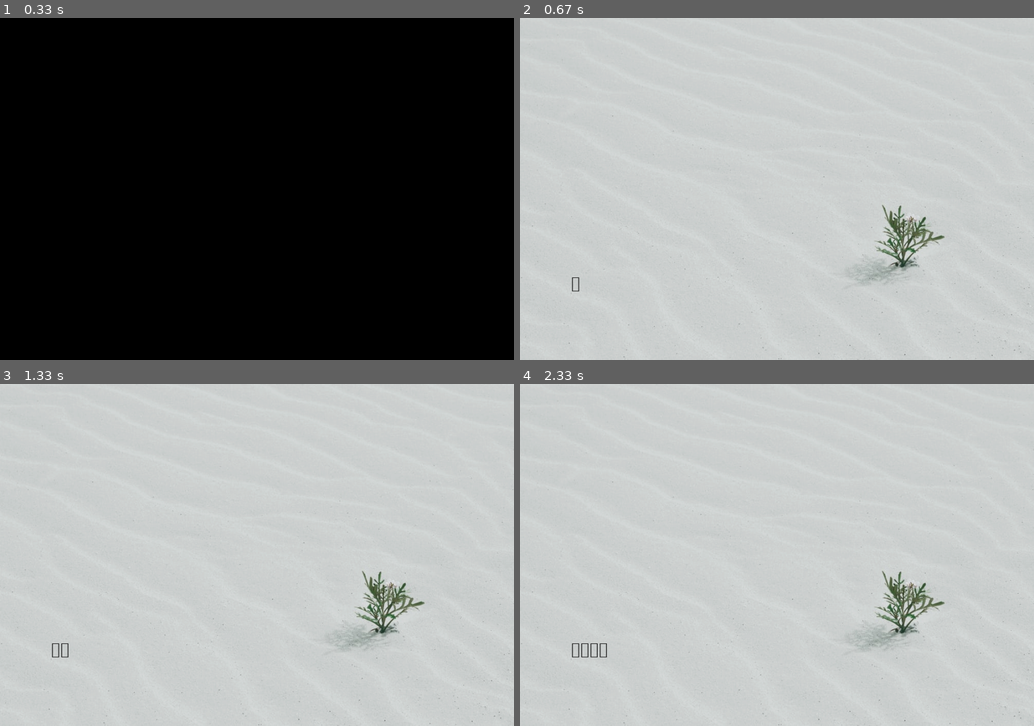
Above: before the commit, frames 1-4 (two rows, left to right).
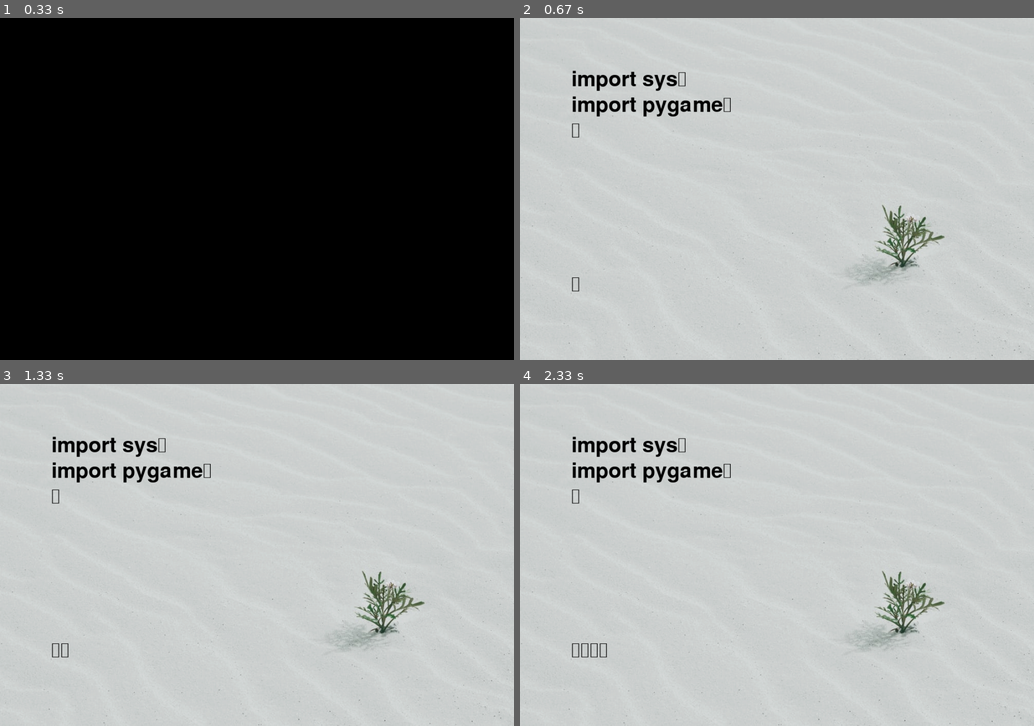
Above: after the commit, the same moments.

Repository: lihaoooooo/finalwork
Game: pygame game, started from pygame_mainpart.py
The game is run twice, just before and just after one commit, with the same random seed, the same clock (stepped at 60 frames per second) and the same inputs.
Inputs:
- Up to frame 1 (0.33 s): no input
- Up to frame 2 (0.67 s): tap Enter at 0.33 s
- Up to frame 3 (1.33 s): tap Enter at 0.67 s
- Up to frame 4 (2.33 s): hold Backspace from 2.1 s (still down); tap Enter at 2.17 s

Frame 1 is identical in both runs. In frame 2, 1.2% of the frame differs, in the area x 10-41%, y 15-35%; in frame 3, 1.2%; in frame 4, 1.2%.

Commit message:
实现了上方打印文字，尝试添加计数类

Diff:
--- a/pygame_mainpart.py
+++ b/pygame_mainpart.py
@@ -13,6 +13,7 @@
 fclock = pygame.time.Clock()
 myfont = pygame.font.Font(None, 60)  # 创建字体
 input_pos = (100, 500)
+reginal_line_pos = (100,100)
 # 待添加：音乐初始化部分
 
 
@@ -23,6 +24,51 @@
         read_data_in_line.append(line)
 
 line_in = ""
+
+def draw_button_line(line_in):
+    texlmage = myfont.render(line_in, True, (0, 0, 0))
+    ul.draw_up_line(read_data_in_line)
+    screen.blit(texlmage, input_pos)
+    print(line_in)
+
+
+
+class Upper_line:
+    counter = 0
+    def draw_up_line(self,text):
+        screen.blit(background, (0, 0))
+        if self.counter <= len(text) - 3:
+            text_1 = myfont.render(text[self.counter], True, (0, 0, 0))
+            text_2 = myfont.render(text[self.counter+1], True, (0, 0, 0))
+            text_3 = myfont.render(text[self.counter+2], True, (0, 0, 0))
+            screen.blit(text_1, (100,100))
+            screen.blit(text_2, (100, 150))
+            screen.blit(text_3, (100, 200))
+        elif self.counter <= len(text) - 2:
+            text_1 = myfont.render(text[self.counter], True, (0, 0, 0))
+            text_2 = myfont.render(text[self.counter + 1], True, (0, 0, 0))
+            screen.blit(text_1, (100, 100))
+            screen.blit(text_2, (100, 150))
+        else:
+            self.counter - 1
+
+class Typing_data:
+    count_words = 0
+    count_time = 0
+    count_correct = 0
+    count_error = 0
+    def get_WPM(self):
+        return self.count_time / self.count_words
+    def get_correct_rate(self):
+        return self.count_correct / self.count_words
+
+
+
+ul = Upper_line()
+
+
+
+
 
 # 游戏主体
 while True:
@@ -37,16 +83,13 @@
             refresh_key = 1
             if event.unicode != "":
                 line_in = line_in + key_in
-                texlmage = myfont.render(line_in, True, (0, 0, 0))
-                screen.blit(background, (0, 0))
-                screen.blit(texlmage, input_pos)
-                print(line_in)
+                draw_button_line(line_in)
             elif event.key == 8:
                 line_in = line_in[0:-1]
-                texlmage = myfont.render(line_in, True, (0, 0, 0))
-                screen.blit(background, (0, 0))
-                screen.blit(texlmage, input_pos)
-                print(line_in)
+                draw_button_line(line_in)
+            elif event.key == 13:
+                ul.counter += 1
+
 
 
 
